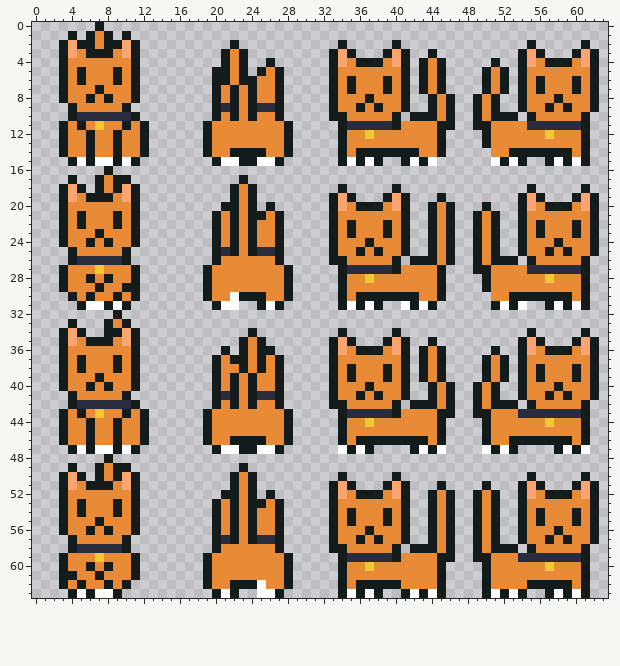
Pixel-art sprite, stored at Assets/Sprites/Skully Sprite/SpriteSheet.png. Above is the file before it was changed.
The file is 64x64 pixels.
After:
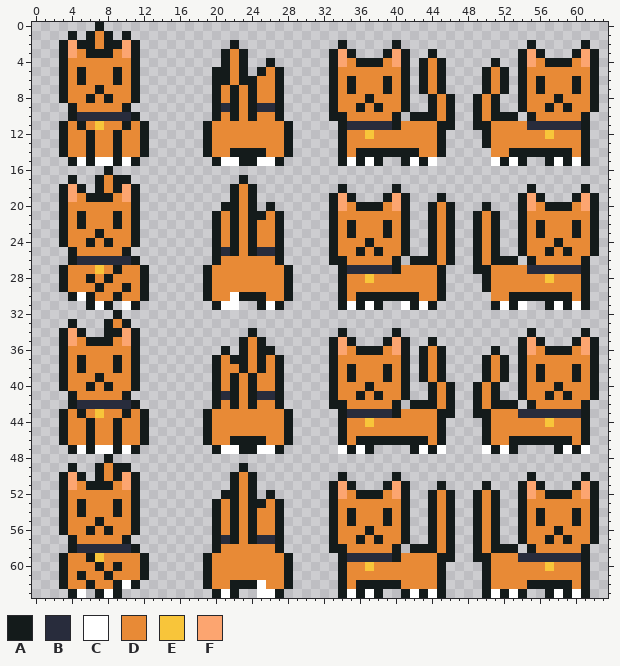
Palette (. is transparent): A #141b1b  B #282c3c  C #ffffff  D #e88a36  E #f8c53a  F #fca570
Author's note on the commit: nother walk down update
Change:
@@ x 3..14 @@
 25 .ADDDDDA....
-26 .ABBBBBA....
-27 ADDDEDDDA...
-28 ADDADADDA...
-29 ADDDADDAA...
-30 .ADADDADA...
-31 ..ACCACA....
+26 .ABBBBBBA...
+27 ADDDEDADDA..
+28 ADDADADDDA..
+29 ADDDADDADA..
+30 .ACADDADDA..
+31 ...ACA.CA...
 32 ......A.....
@@ x 2..14 @@
 57 ..ADDDDDA....
-58 ..ABBBBBA....
-59 .ADDDEDDDA...
-60 .ADDADADDA...
-61 .AADDADDDA...
-62 .ADADDADA....
-63 ..ACACCA.....
+58 ..ABBBBBBA...
+59 .ADDAEDDDDA..
+60 .ADDDADADDA..
+61 .ADADDADDDA..
+62 .ADDADDACA...
+63 ..AC.ACA.....
Boxes around the changes in both pictures, in picture pixels (x1, y1, x2, y2):
changed: (77, 256, 149, 310)
changed: (68, 544, 149, 598)
